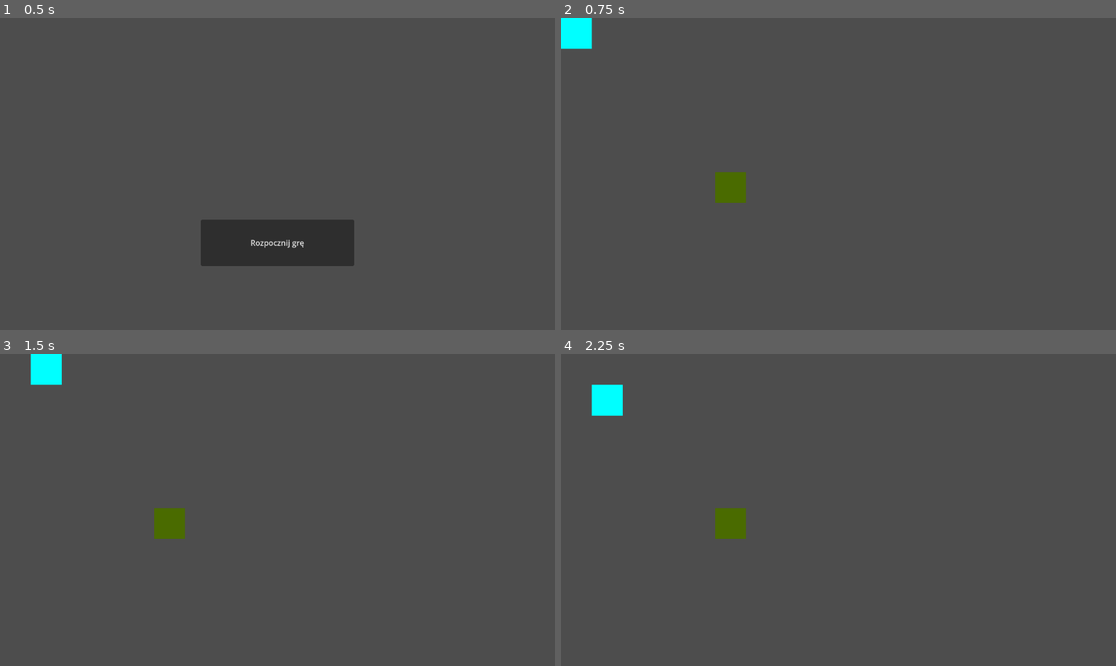
Above: before the commit, frames 1-4 (two rows, left to right).
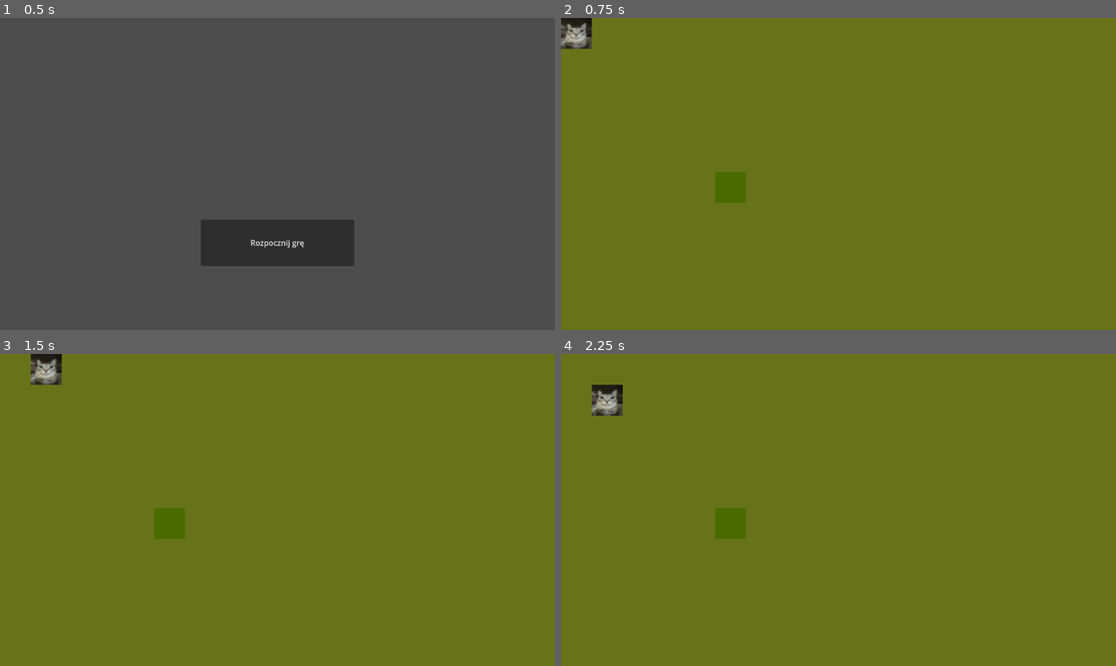
Above: after the commit, the same moments.

Repository: Adrian-Lugowski/Programowanie-gier-komputerowych
Game: Godot game, scene res://menu.tscn
Same seed, same stepped clock (60 frames per second), same inputs: the game is played once before the commit and once after it.
Inputs:
- Up to frame 1 (0.5 s): no input
- Up to frame 2 (0.75 s): click "Rozpocznij grę" at 0.5 s
- Up to frame 3 (1.5 s): tap Enter (ui_accept) at 1.25 s; hold Right (ui_right) from 1.28 s (still down); hold Enter (ui_accept) from 1.28 s (still down)
- Up to frame 4 (2.25 s): release Right (ui_right) at 2.03 s; release Enter (ui_accept) at 2.03 s; hold Down (ui_down) from 2.03 s (still down); tap Enter (ui_accept) at 2.1 s

Frame 1 is identical in both runs. In frame 2, 99% of the frame differs, in the area x 0-100%, y 0-100%; in frame 3, 99%; in frame 4, 99%.

Commit message:
scene, sprites

Diff:
--- a/projekt/projekt/enemy.gd
+++ b/projekt/projekt/enemy.gd
@@ -1,8 +1,18 @@
 extends Area2D
+
+var hp = 2
 
 func _ready():
 	position = position.snapped(Vector2(64, 64))
 
+func take_damage(amaount):
+	hp -= amaount
+	print("Trawiony, zostało:", hp, "HP")
+
+	if hp <= 0:
+		get_tree().change_scene_to_file("res://win.tscn")
+		queue_free()
+
 func _on_area_entered(area):
 	if area.name == "Player":
 		get_tree().change_scene_to_file("res://game_over.tscn")
--- a/projekt/projekt/main.tscn
+++ b/projekt/projekt/main.tscn
@@ -4,6 +4,11 @@
 [ext_resource type="PackedScene" uid="uid://0g0pntwfb1t7" path="res://enemy.tscn" id="2_0xm2m"]
 
 [node name="Main" type="Node2D" unique_id=338913653]
+
+[node name="ColorRect" type="ColorRect" parent="." unique_id=1418358551]
+offset_right = 1152.0
+offset_bottom = 648.0
+color = Color(0.4006598, 0.45182288, 0.099731065, 1)
 
 [node name="Player" parent="." unique_id=1262841985 instance=ExtResource("1_ig7tw")]
 
--- a/projekt/projekt/player.gd
+++ b/projekt/projekt/player.gd
@@ -20,8 +20,8 @@
 			var all_enemies = get_tree().get_nodes_in_group("enemies")
 			for enemy in all_enemies:
 				if global_position.distance_to(enemy.global_position) <= TILE_SIZE * 1.5:
-					enemy.queue_free()
-					get_tree().change_scene_to_file("res://win.tscn")
+					if enemy.has_method("take_damage"):
+						enemy.take_damage(1)
 		else:
 			print("Atak przerwany")
 
--- a/projekt/projekt/player.tscn
+++ b/projekt/projekt/player.tscn
@@ -1,6 +1,7 @@
 [gd_scene format=3 uid="uid://b5wxolt0rgp8b"]
 
 [ext_resource type="Script" uid="uid://c1flh5gwa7g26" path="res://player.gd" id="1_4flbx"]
+[ext_resource type="Texture2D" uid="uid://dp2mrskrm8ki8" path="res://assets/sprites/player/cat1.jpg" id="2_onrkg"]
 
 [sub_resource type="RectangleShape2D" id="RectangleShape2D_sh265"]
 size = Vector2(64, 64)
@@ -8,10 +9,10 @@
 [node name="Player" type="Area2D" unique_id=1262841985]
 script = ExtResource("1_4flbx")
 
-[node name="ColorRect" type="ColorRect" parent="." unique_id=1285219890]
-offset_right = 64.0
-offset_bottom = 64.0
-color = Color(0, 1, 1, 1)
+[node name="Sprite2D" type="Sprite2D" parent="." unique_id=164157479]
+position = Vector2(32, 32)
+scale = Vector2(0.10958904, 0.110344835)
+texture = ExtResource("2_onrkg")
 
 [node name="CollisionShape2D" type="CollisionShape2D" parent="." unique_id=248943606]
 position = Vector2(32, 32)
Binary file added: projekt/projekt/assets/sprites/player/cat1.jpg
Not shown, added: projekt/projekt/assets/sprites/player/cat1.jpg.import
